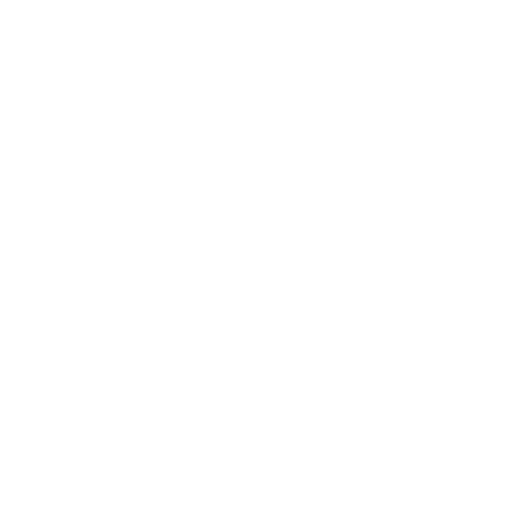
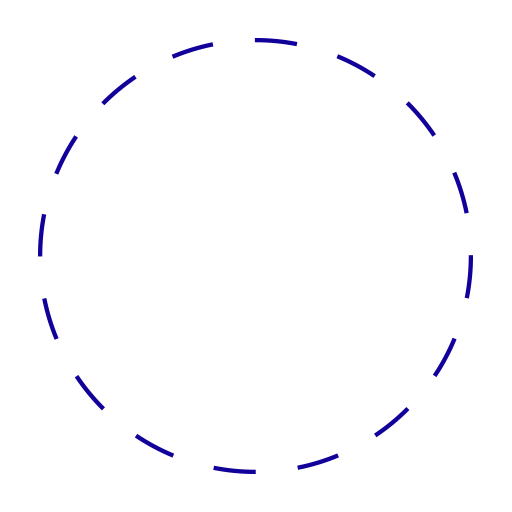
Layers edited between the first and the second 512px x 512px image:
painted on "Vector Smart Object" over [38, 38, 473, 474]
